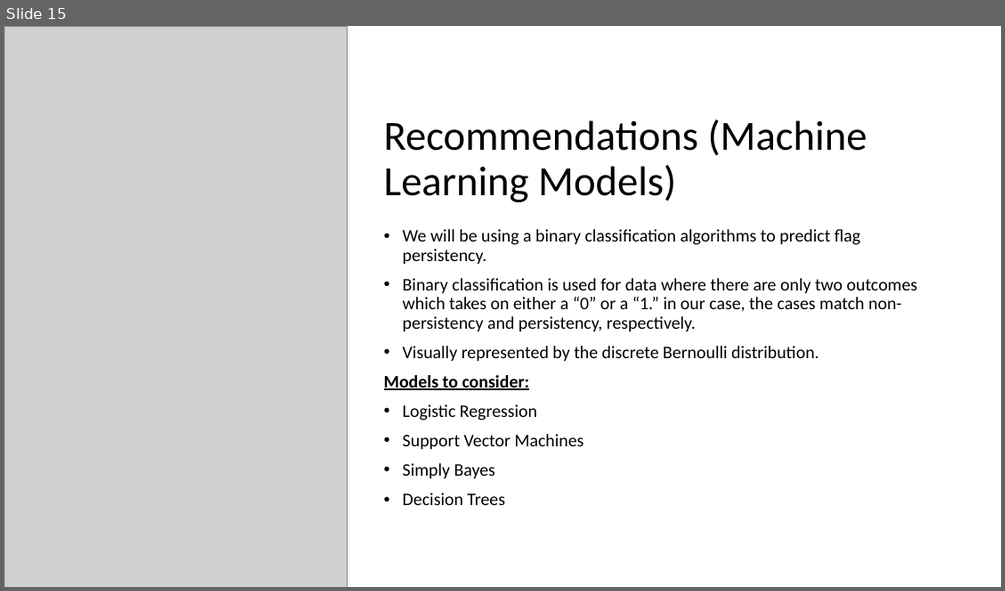
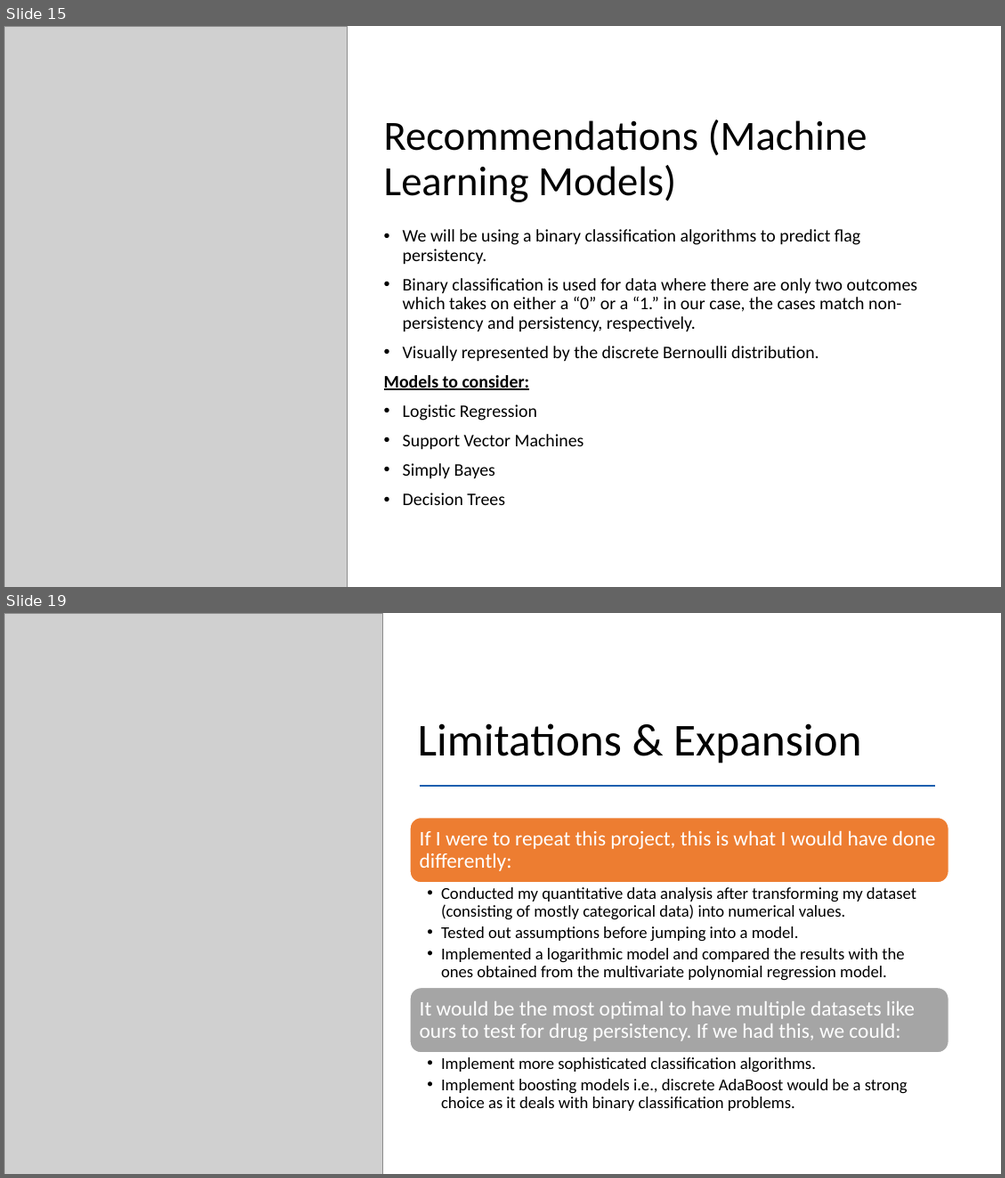
Before and after one commit to EMILYWYAO/Data-Glacier-Internship, a slide deck: Week 11/EDA Presentation.pptx. Shown one above the other, each under a label of ours: slide 15 before the commit, slides 15 and 19 after it; the slides between them are not shown. The pictures are 1005x591 and 1005x1178 pixels, drawn with LibreOffice and Linux fonts; fonts in the diff are those of the drawing; grey boxes stand for pictures. Boxes give left, top, right and bottom in pixels: in the first picture for what was removed or moved away, otherwise in the second. Text is boxed around its words. In the diff, an @@ line names an element or a change of style, - is before the commit and + after.

Commit message:
final project code and presentation

```diff
--- a/Week 11/EDA Presentation.pptx
+++ b/Week 11/EDA Presentation.pptx
@@ slide 19 added at [4,613,1001,1174], background #FFFFFF @@
@@ picture added at [4,613,383,1174] @@
@@ title added at [418,723,862,763], 44 pt, text #000000 @@
+Limitations & Expansion
@@ line added from (420, 786) to (936, 786), #195FAF 1.5 pt @@
@@ group added at [410,817,948,1111]: 4 texts, 2 rounded rectangles @@
+If I were to repeat this project, this is what I would have done differently:
+  • Conducted my quantitative data analysis after transforming my dataset (consisting of mostly categorical data) into numerical values.
+  • Tested out assumptions before jumping into a model.
+  • Implemented a logarithmic model and compared the results with the ones obtained from the multivariate polynomial regression model.
+It would be the most optimal to have multiple datasets like ours to test for drug persistency. If we had this, we could:
+  • Implement more sophisticated classification algorithms.
+  • Implement boosting models i.e., discrete AdaBoost would be a strong choice as it deals with binary classification problems.
```
Also in this commit, not shown: 5 slides changed, 4 other slides added, 3 other files.
